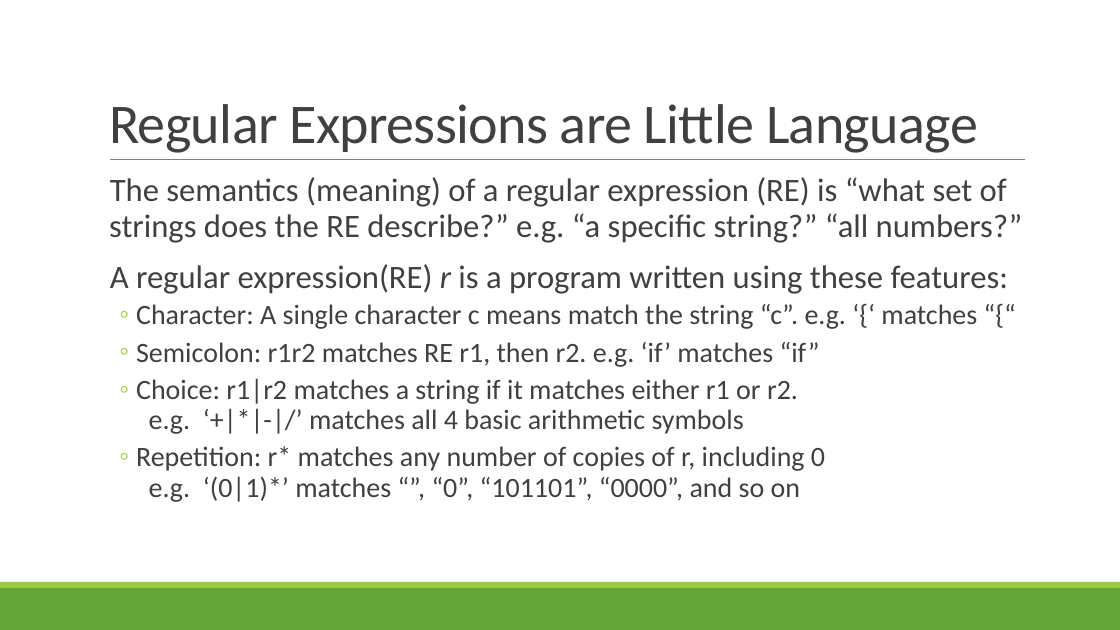
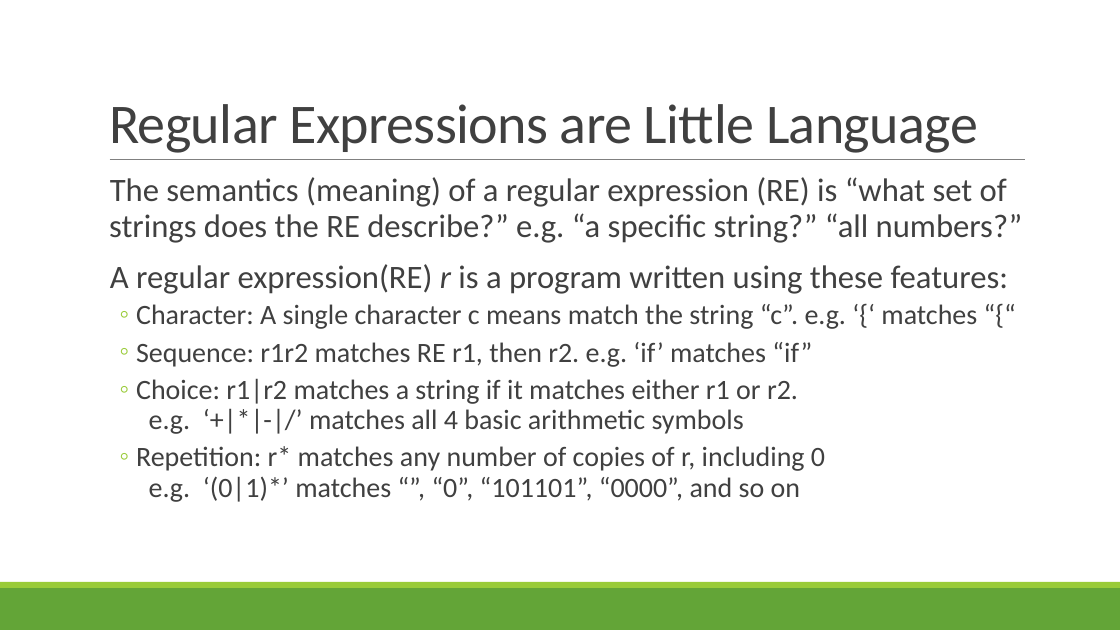
Before and after one commit to rbohrer/pl-course, a slide deck: slide 17 of LectureSlides/03Parsing.pptx. Drawn at 1120x630 pixels with LibreOffice and Linux fonts; fonts in the diff are those of the drawing. Boxes give left, top, right and bottom in pixels: in the first picture for what was removed or moved away, otherwise in the second. Text is boxed around its words. In the diff, an @@ line names an element or a change of style, - is before the commit and + after.

```diff
--- a/LectureSlides/03Parsing.pptx
+++ b/LectureSlides/03Parsing.pptx
@@ text at box(136, 342, 812, 367): text changed @@
-  ◦ Semicolon: r1r2 matches RE r1, then r2. e.g. ‘if’ matches “if”
+  ◦ Sequence: r1r2 matches RE r1, then r2. e.g. ‘if’ matches “if”
```
Also in this commit, not shown: 13 other slides changed.
